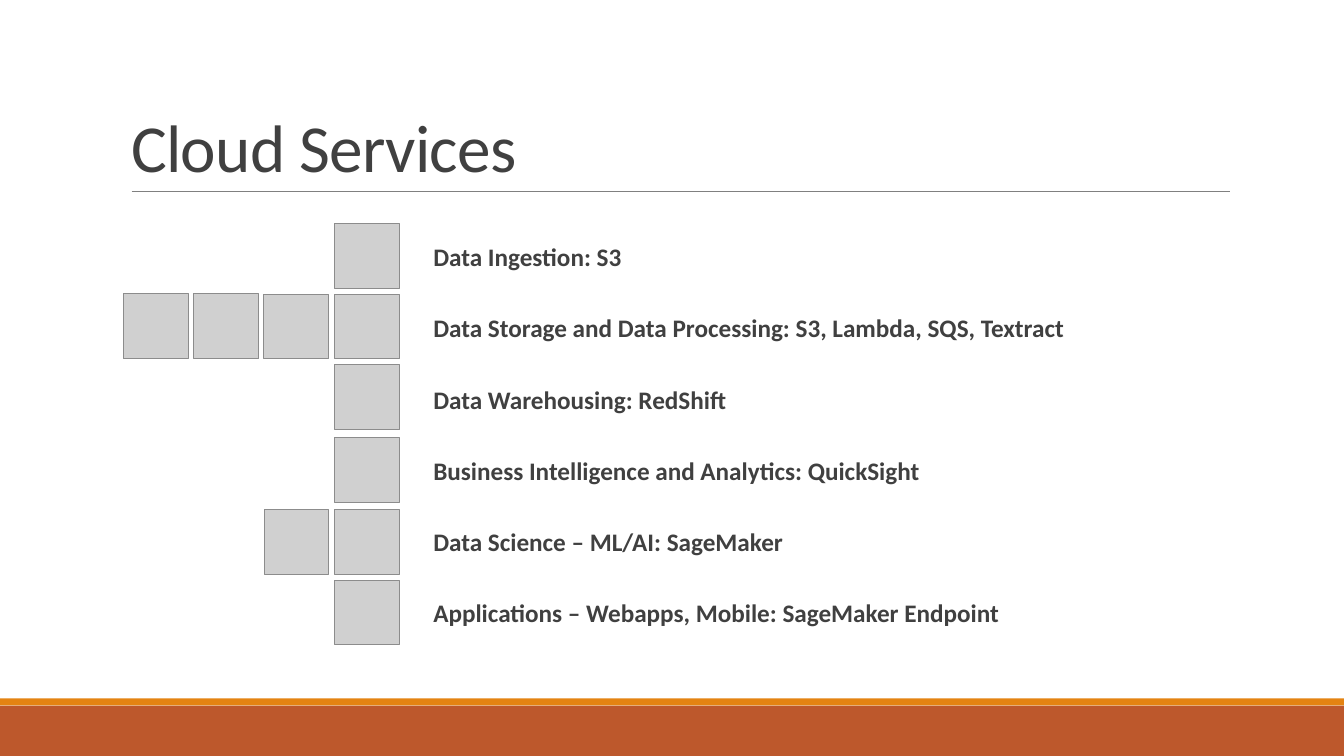
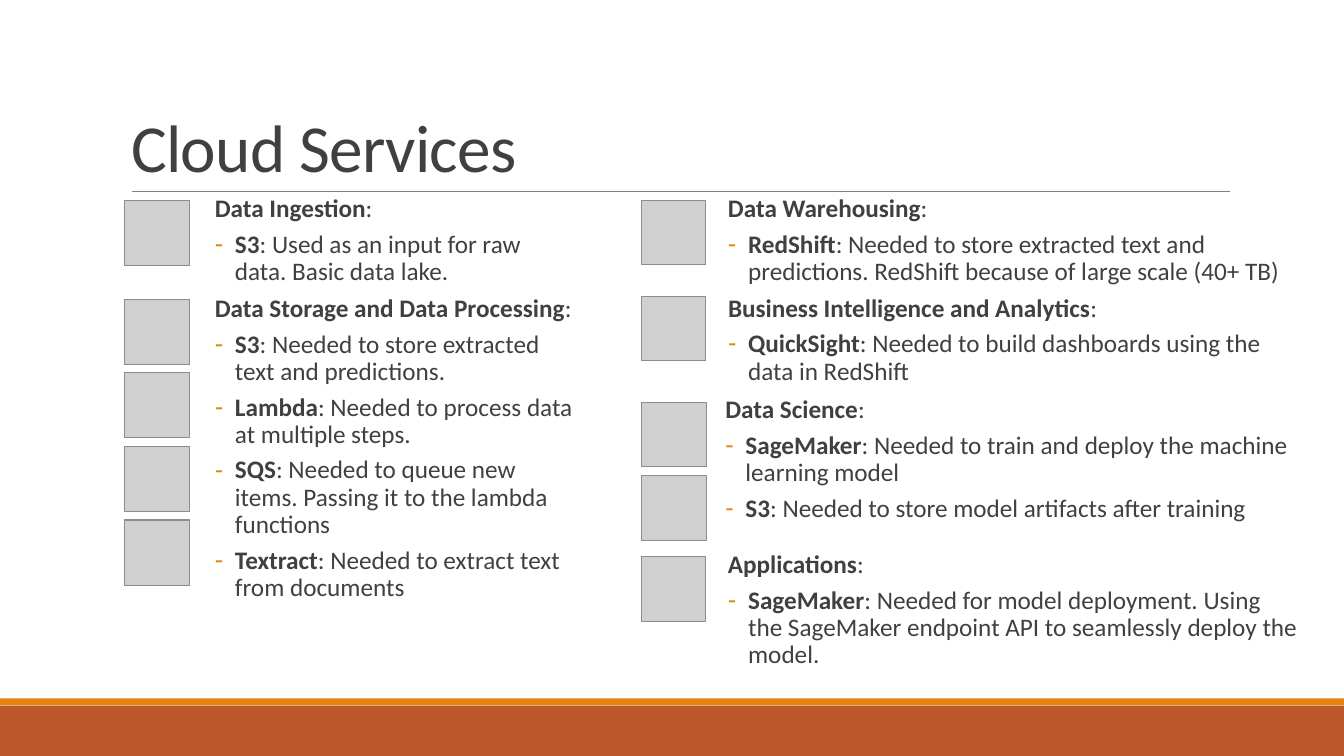
Before and after one commit to samswain2/MSiA-SQ, a slide deck: slide 5 of MSiA 423/hw01/hw01_deck.pptx. Drawn at 1344x756 pixels with LibreOffice and Linux fonts; fonts in the diff are those of the drawing; grey boxes stand for pictures. Boxes give left, top, right and bottom in pixels: in the first picture for what was removed or moved away, otherwise in the second. Text is boxed around its words. In the diff, an @@ line names an element or a change of style, - is before the commit and + after.

```diff
--- a/MSiA 423/hw01/hw01_deck.pptx
+++ b/MSiA 423/hw01/hw01_deck.pptx
@@ picture: place and size @@
-picture at (335,224,399,288)
+picture at (124,201,189,265)
@@ text added at (215,199,520,280), 18 pt, text #404040 @@
+  Data Ingestion:
+  – S3: Used as an input for raw data. Basic data lake.
@@ picture: place and size @@
-picture at (335,365,399,430)
+picture at (641,201,706,265)
@@ text added at (728,199,1279,285), 18 pt, text #404040 @@
+  Data Warehousing:
+  – RedShift: Needed to store extracted text and predictions. RedShift because of large scale (40+ TB)
@@ text removed at (433,248,1064,627) @@
-  Data Ingestion: S3
-  Data Storage and Data Processing: S3, Lambda, SQS, Textract
-  Data Warehousing: RedShift
-  Business Intelligence and Analytics: QuickSight
-  Data Science – ML/AI: SageMaker
-  Applications – Webapps, Mobile: SageMaker Endpoint
@@ picture: place and size @@
-picture at (335,294,399,359)
+picture at (124,299,189,364)
@@ text added at (215,299,572,596), 18 pt, text #404040 @@
+  Data Storage and Data Processing:
+  – S3: Needed to store extracted text and predictions.
+  – Lambda: Needed to process data at multiple steps.
+  – SQS: Needed to queue new items. Passing it to the lambda functions
+  – Textract: Needed to extract text from documents
@@ picture: place and size @@
-picture at (335,438,399,502)
+picture at (641,296,706,361)
@@ text added at (728,299,1260,380), 18 pt, text #404040 @@
+  Business Intelligence and Analytics:
+  – QuickSight: Needed to build dashboards using the data in RedShift
@@ picture: place and size @@
-picture at (264,294,329,359)
+picture at (124,373,189,438)
@@ picture: place and size @@
-picture at (335,510,399,575)
+picture at (641,402,706,467)
@@ text added at (725,400,1288,522), 18 pt, text #404040 @@
+  Data Science:
+  – SageMaker: Needed to train and deploy the machine learning model
+  – S3: Needed to store model artifacts after training
@@ picture: place and size @@
-picture at (194,293,259,359)
+picture at (124,447,190,512)
@@ picture: place and size @@
-picture at (264,510,329,575)
+picture at (641,476,706,540)
@@ picture: place and size @@
-picture at (123,293,189,359)
+picture at (124,520,190,586)
@@ picture: place and size @@
-picture at (335,581,399,645)
+picture at (641,557,706,621)
@@ text added at (728,555,1297,663), 18 pt, text #404040 @@
+  Applications:
+  – SageMaker: Needed for model deployment. Using the SageMaker endpoint API to seamlessly deploy the model.
```
Also in this commit, not shown: 2 other slides changed, 7 other files.
